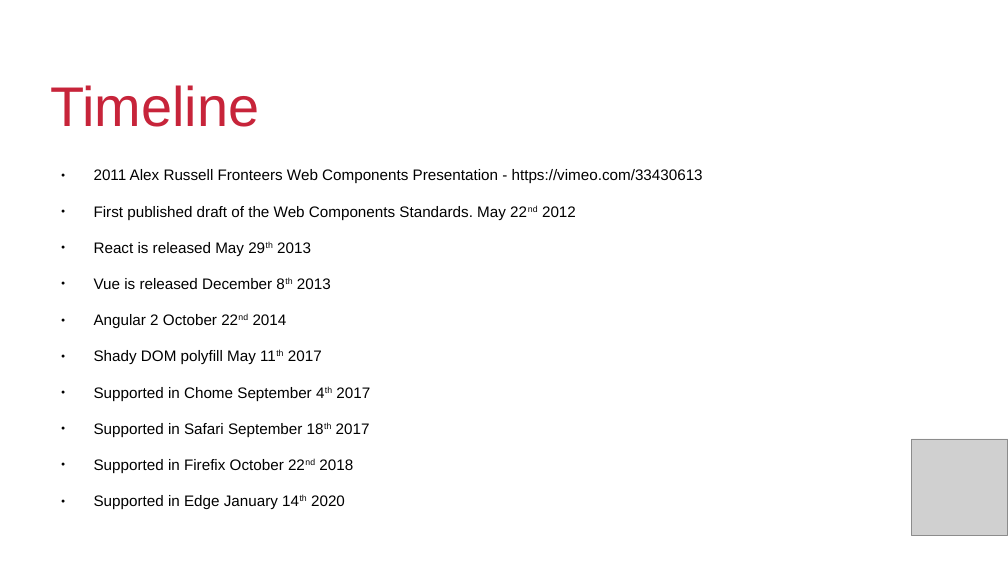
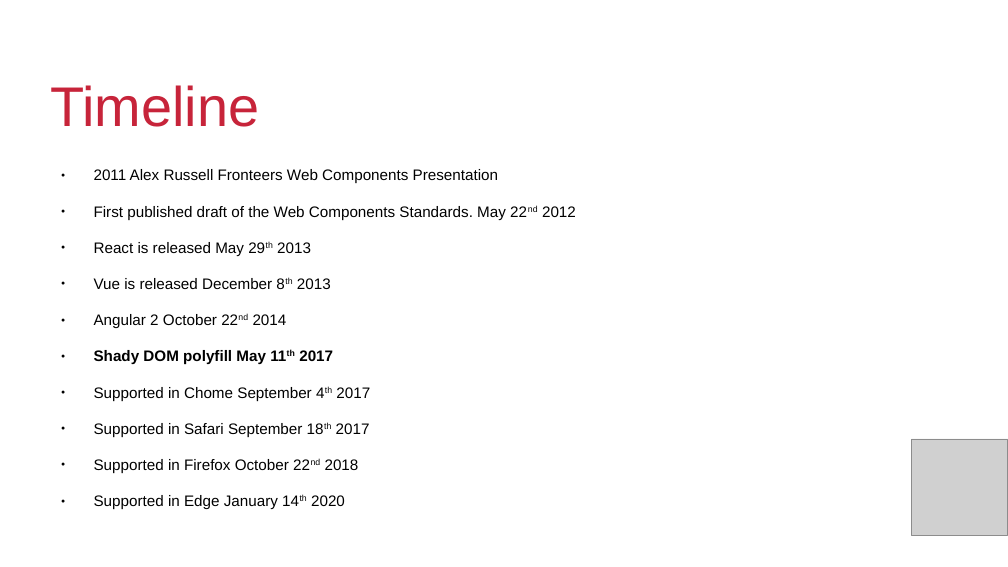
Before and after one commit to QuiWorks/wc-presentation, a slide deck: slide 4 of wc-pp-presentation.odp. Drawn at 1008x567 pixels with LibreOffice and Linux fonts; fonts in the diff are those of the drawing; grey boxes stand for pictures; background and template pictures are left out. Boxes give left, top, right and bottom in pixels: in the first picture for what was removed or moved away, otherwise in the second. Text is boxed around its words. In the diff, an @@ line names an element or a change of style, - is before the commit and + after.

```diff
--- a/wc-pp-presentation.odp
+++ b/wc-pp-presentation.odp
@@ text at <box>94,169,498,183</box>: text changed @@
-● 2011 Alex Russell Fronteers Web Components Presentation - https://vimeo.com/33430613
+● 2011 Alex Russell Fronteers Web Components Presentation
@@ text at <box>94,350,333,364</box>: bold on in "Shady DOM polyfill May 11th 2017" @@
@@ text at <box>94,459,359,473</box>: text changed @@
-● Supported in Firefix October 22nd 2018
+● Supported in Firefox October 22nd 2018
```
Also in this commit, not shown: 5 other slides changed, 1 slide added.
